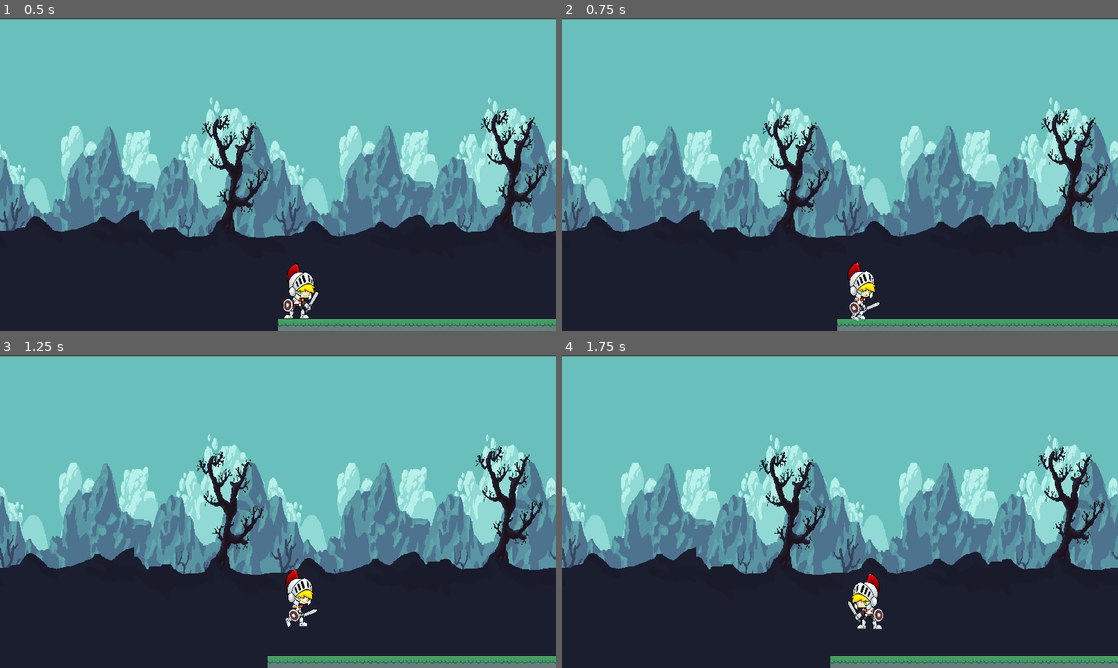
Above: before the commit, frames 1-4 (two rows, left to right).
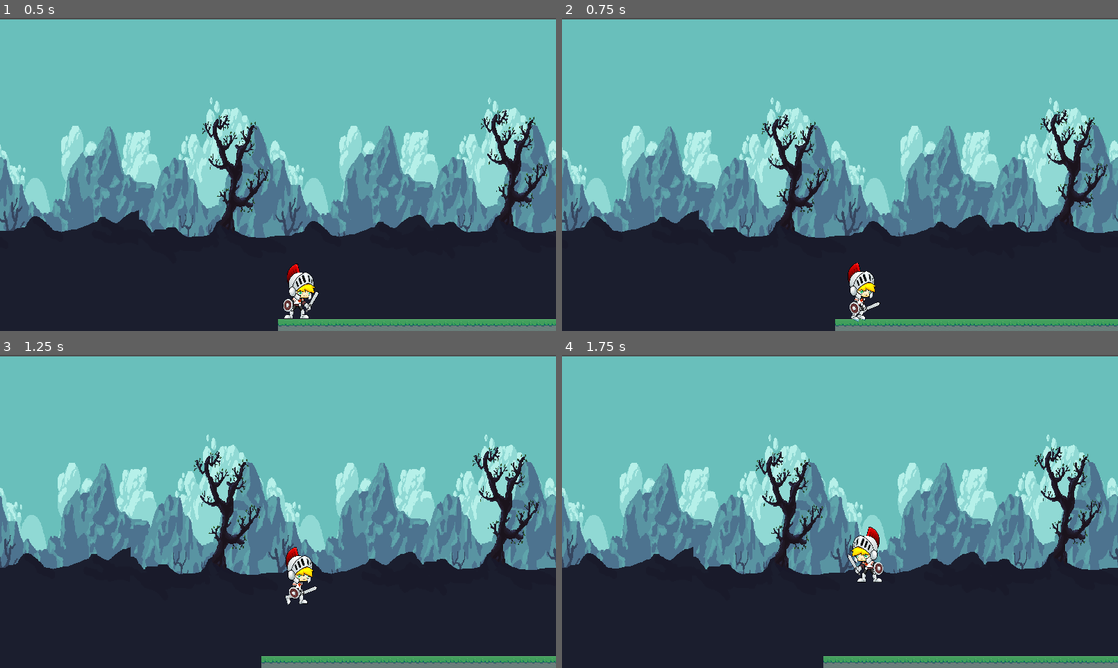
Above: after the commit, the same moments.

Repository: MaxyMunoz/Godot_game
Game: Godot game, scene res://Ecenas/mundo.tscn
Two runs of this game, one before a commit and one after it. Both use one fixed random seed, a clock stepped at 60 frames per second and the inputs below. This scene is started directly instead of the project's main scene.
Inputs (mouse positions are in pixels of both pictures, inside the frame that each line leads up to):
- Up to frame 1 (0.5 s): no input
- Up to frame 2 (0.75 s): move the mouse to (962, 158) at 0.52 s; hold D (CAMINAR) from 0.53 s (still down)
- Up to frame 3 (1.25 s): keep holding D (CAMINAR); tap W (SALTAR) at 0.77 s
- Up to frame 4 (1.75 s): move the mouse to (728, 527) at 1.27 s; release D (CAMINAR) at 1.28 s; tap A (RETROCEDER) at 1.35 s; tap W (SALTAR) at 1.52 s

Frame 1 is identical in both runs. In frame 2, 3.9% of the frame differs, in the area x 0-100%, y 25-100%; in frame 3, 11%; in frame 4, 11%.
Error after the commit: Attempt to call function 'is_colliding' in base 'null instance' on a null instance. (res://Script/Enemigo.gd:24)

Commit message:
01-12-2023

Diff:
--- /dev/null
+++ b/Godot/Ecenas/Enemigo.tscn
@@ -0,0 +1,234 @@
+[gd_scene load_steps=49 format=3 uid="uid://w0btl0ot5e7o"]
+
+[ext_resource type="Script" path="res://Script/Enemigo.gd" id="1_hsciy"]
+[ext_resource type="Texture2D" uid="uid://dqcbr5ph7272" path="res://Sprite/enemigo/male/Attack (1).png" id="2_t4hre"]
+[ext_resource type="Texture2D" uid="uid://dc2vfxs6f5wjj" path="res://Sprite/enemigo/male/Attack (2).png" id="3_s753q"]
+[ext_resource type="Texture2D" uid="uid://b2hrordldtnv2" path="res://Sprite/enemigo/male/Attack (3).png" id="4_7bf3q"]
+[ext_resource type="Texture2D" uid="uid://bu2xxjbr6171c" path="res://Sprite/enemigo/male/Attack (4).png" id="5_cu18g"]
+[ext_resource type="Texture2D" uid="uid://jutq5g8g8k8l" path="res://Sprite/enemigo/male/Attack (5).png" id="6_h8g4k"]
+[ext_resource type="Texture2D" uid="uid://b1n2ofrco60k" path="res://Sprite/enemigo/male/Attack (6).png" id="7_c54xq"]
+[ext_resource type="Texture2D" uid="uid://bcxxgsnudxjbk" path="res://Sprite/enemigo/male/Attack (7).png" id="8_6qeor"]
+[ext_resource type="Texture2D" uid="uid://cync8qdq3fnf7" path="res://Sprite/enemigo/male/Attack (8).png" id="9_wawh3"]
+[ext_resource type="Texture2D" uid="uid://s4eahvbvrffh" path="res://Sprite/enemigo/male/Walk (1).png" id="10_c22wn"]
+[ext_resource type="Texture2D" uid="uid://cl6tqcpcuglfl" path="res://Sprite/enemigo/male/Walk (2).png" id="11_3twt0"]
+[ext_resource type="Texture2D" uid="uid://cfym1n6hphqkh" path="res://Sprite/enemigo/male/Walk (3).png" id="12_84v1m"]
+[ext_resource type="Texture2D" uid="uid://dk6un64etmp0r" path="res://Sprite/enemigo/male/Walk (4).png" id="13_5lecb"]
+[ext_resource type="Texture2D" uid="uid://dmhln8qlnthm2" path="res://Sprite/enemigo/male/Walk (5).png" id="14_m2s8d"]
+[ext_resource type="Texture2D" uid="uid://ccka1mo43naeu" path="res://Sprite/enemigo/male/Walk (6).png" id="15_blhrj"]
+[ext_resource type="Texture2D" uid="uid://dkoynnch50mbo" path="res://Sprite/enemigo/male/Walk (7).png" id="16_vyx3e"]
+[ext_resource type="Texture2D" uid="uid://cw3kxb2jrre4h" path="res://Sprite/enemigo/male/Walk (8).png" id="17_udpja"]
+[ext_resource type="Texture2D" uid="uid://ihr886exmj1i" path="res://Sprite/enemigo/male/Walk (9).png" id="18_u2hlh"]
+[ext_resource type="Texture2D" uid="uid://b5tkmbaclmxkm" path="res://Sprite/enemigo/male/Walk (10).png" id="19_e3270"]
+[ext_resource type="Texture2D" uid="uid://cxbrip76qugsr" path="res://Sprite/enemigo/male/Idle (1).png" id="20_wu5s2"]
+[ext_resource type="Texture2D" uid="uid://bqryjf8jc0l1q" path="res://Sprite/enemigo/male/Idle (2).png" id="21_841m8"]
+[ext_resource type="Texture2D" uid="uid://cllc3sc3rokwl" path="res://Sprite/enemigo/male/Idle (3).png" id="22_4o850"]
+[ext_resource type="Texture2D" uid="uid://c3vnlhtwgtgln" path="res://Sprite/enemigo/male/Idle (4).png" id="23_rdlin"]
+[ext_resource type="Texture2D" uid="uid://uimnxc6aw5om" path="res://Sprite/enemigo/male/Idle (5).png" id="24_w8g5n"]
+[ext_resource type="Texture2D" uid="uid://cnvy4cr74io63" path="res://Sprite/enemigo/male/Idle (6).png" id="25_uq8s4"]
+[ext_resource type="Texture2D" uid="uid://2f6w63e4dd7g" path="res://Sprite/enemigo/male/Idle (7).png" id="26_fh1bg"]
+[ext_resource type="Texture2D" uid="uid://c8yp3273rnhjm" path="res://Sprite/enemigo/male/Idle (8).png" id="27_3x76y"]
+[ext_resource type="Texture2D" uid="uid://bbj56kuyp6uu6" path="res://Sprite/enemigo/male/Idle (9).png" id="28_pbpss"]
+[ext_resource type="Texture2D" uid="uid://cukqoyy2mxw42" path="res://Sprite/enemigo/male/Idle (10).png" id="29_gaogu"]
+[ext_resource type="Texture2D" uid="uid://dn7flqadkhry6" path="res://Sprite/enemigo/male/Idle (11).png" id="30_f5v2s"]
+[ext_resource type="Texture2D" uid="uid://dl6stu1r02b1k" path="res://Sprite/enemigo/male/Idle (12).png" id="31_3deix"]
+[ext_resource type="Texture2D" uid="uid://bjb7tmx4h0apc" path="res://Sprite/enemigo/male/Idle (13).png" id="32_csn1d"]
+[ext_resource type="Texture2D" uid="uid://dt6ccw7yofmws" path="res://Sprite/enemigo/male/Idle (15).png" id="33_tg5qk"]
+[ext_resource type="Texture2D" uid="uid://be5s5rrl7c10e" path="res://Sprite/enemigo/male/Idle (14).png" id="34_dlcuq"]
+[ext_resource type="Texture2D" uid="uid://b5ouijjckva03" path="res://Sprite/enemigo/male/Dead (1).png" id="35_qffyf"]
+[ext_resource type="Texture2D" uid="uid://dm6s6v1ourbhn" path="res://Sprite/enemigo/male/Dead (2).png" id="36_oaifa"]
+[ext_resource type="Texture2D" uid="uid://fql5uajid4et" path="res://Sprite/enemigo/male/Dead (3).png" id="37_m2x4d"]
+[ext_resource type="Texture2D" uid="uid://t6gufa1yidgc" path="res://Sprite/enemigo/male/Dead (4).png" id="38_ubfif"]
+[ext_resource type="Texture2D" uid="uid://bk4ya2ajwjith" path="res://Sprite/enemigo/male/Dead (5).png" id="39_pot17"]
+[ext_resource type="Texture2D" uid="uid://bhe0a4u122i4r" path="res://Sprite/enemigo/male/Dead (6).png" id="40_caxdt"]
+[ext_resource type="Texture2D" uid="uid://cjyo01q7l4td0" path="res://Sprite/enemigo/male/Dead (7).png" id="41_mxxvk"]
+[ext_resource type="Texture2D" uid="uid://c038cimx0xeuh" path="res://Sprite/enemigo/male/Dead (8).png" id="42_pkvqf"]
+[ext_resource type="Texture2D" uid="uid://dapcx2kastt7c" path="res://Sprite/enemigo/male/Dead (9).png" id="43_lx30f"]
+[ext_resource type="Texture2D" uid="uid://u716khlned6m" path="res://Sprite/enemigo/male/Dead (10).png" id="44_yq5ng"]
+[ext_resource type="Texture2D" uid="uid://5mqyl62132xc" path="res://Sprite/enemigo/male/Dead (11).png" id="45_3vbcm"]
+[ext_resource type="Texture2D" uid="uid://cwy5xtm64n5ap" path="res://Sprite/enemigo/male/Dead (12).png" id="46_6rx60"]
+
+[sub_resource type="RectangleShape2D" id="RectangleShape2D_4nr0j"]
+size = Vector2(74, 102)
+
+[sub_resource type="SpriteFrames" id="SpriteFrames_31p7p"]
+animations = [{
+"frames": [{
+"duration": 1.0,
+"texture": ExtResource("2_t4hre")
+}, {
+"duration": 1.0,
+"texture": ExtResource("3_s753q")
+}, {
+"duration": 1.0,
+"texture": ExtResource("4_7bf3q")
+}, {
+"duration": 1.0,
+"texture": ExtResource("5_cu18g")
+}, {
+"duration": 1.0,
+"texture": ExtResource("6_h8g4k")
+}, {
+"duration": 1.0,
+"texture": ExtResource("7_c54xq")
+}, {
+"duration": 1.0,
+"texture": ExtResource("8_6qeor")
+}, {
+"duration": 1.0,
+"texture": ExtResource("9_wawh3")
+}],
+"loop": true,
+"name": &"ataque",
+"speed": 5.0
+}, {
+"frames": [{
+"duration": 1.0,
+"texture": ExtResource("10_c22wn")
+}, {
+"duration": 1.0,
+"texture": ExtResource("11_3twt0")
+}, {
+"duration": 1.0,
+"texture": ExtResource("12_84v1m")
+}, {
+"duration": 1.0,
+"texture": ExtResource("13_5lecb")
+}, {
+"duration": 1.0,
+"texture": ExtResource("14_m2s8d")
+}, {
+"duration": 1.0,
+"texture": ExtResource("15_blhrj")
+}, {
+"duration": 1.0,
+"texture": ExtResource("16_vyx3e")
+}, {
+"duration": 1.0,
+"texture": ExtResource("17_udpja")
+}, {
+"duration": 1.0,
+"texture": ExtResource("18_u2hlh")
+}, {
+"duration": 1.0,
+"texture": ExtResource("19_e3270")
+}],
+"loop": true,
+"name": &"caminando",
+"speed": 5.0
+}, {
+"frames": [{
+"duration": 1.0,
+"texture": ExtResource("20_wu5s2")
+}, {
+"duration": 1.0,
+"texture": ExtResource("21_841m8")
+}, {
+"duration": 1.0,
+"texture": ExtResource("22_4o850")
+}, {
+"duration": 1.0,
+"texture": ExtResource("23_rdlin")
+}, {
+"duration": 1.0,
+"texture": ExtResource("24_w8g5n")
+}, {
+"duration": 1.0,
+"texture": ExtResource("25_uq8s4")
+}, {
+"duration": 1.0,
+"texture": ExtResource("26_fh1bg")
+}, {
+"duration": 1.0,
+"texture": ExtResource("27_3x76y")
+}, {
+"duration": 1.0,
+"texture": ExtResource("28_pbpss")
+}, {
+"duration": 1.0,
+"texture": ExtResource("29_gaogu")
+}, {
+"duration": 1.0,
+"texture": ExtResource("30_f5v2s")
+}, {
+"duration": 1.0,
+"texture": ExtResource("31_3deix")
+}, {
+"duration": 1.0,
+"texture": ExtResource("32_csn1d")
+}, {
+"duration": 1.0,
+"texture": ExtResource("33_tg5qk")
+}, {
+"duration": 1.0,
+"texture": ExtResource("34_dlcuq")
+}],
+"loop": true,
+"name": &"detenido",
+"speed": 8.0
+}, {
+"frames": [{
+"duration": 1.0,
+"texture": ExtResource("35_qffyf")
+}, {
+"duration": 1.0,
+"texture": ExtResource("36_oaifa")
+}, {
+"duration": 1.0,
+"texture": ExtResource("37_m2x4d")
+}, {
+"duration": 1.0,
+"texture": ExtResource("38_ubfif")
+}, {
+"duration": 1.0,
+"texture": ExtResource("39_pot17")
+}, {
+"duration": 1.0,
+"texture": ExtResource("40_caxdt")
+}, {
+"duration": 1.0,
+"texture": ExtResource("41_mxxvk")
+}, {
+"duration": 1.0,
+"texture": ExtResource("42_pkvqf")
+}, {
+"duration": 1.0,
+"texture": ExtResource("43_lx30f")
+}, {
+"duration": 1.0,
+"texture": ExtResource("44_yq5ng")
+}, {
+"duration": 1.0,
+"texture": ExtResource("45_3vbcm")
+}, {
+"duration": 1.0,
+"texture": ExtResource("46_6rx60")
+}],
+"loop": true,
+"name": &"muerte",
+"speed": 8.0
+}]
+
+[node name="CharacterBody2D" type="CharacterBody2D"]
+script = ExtResource("1_hsciy")
+
+[node name="CollisionShape2D" type="CollisionShape2D" parent="."]
+position = Vector2(1099, 575)
+shape = SubResource("RectangleShape2D_4nr0j")
+
+[node name="AnimatedSprite2D" type="AnimatedSprite2D" parent="."]
+position = Vector2(1094, 567)
+scale = Vector2(0.239155, 0.235404)
+sprite_frames = SubResource("SpriteFrames_31p7p")
+animation = &"detenido"
+frame_progress = 0.396837
+flip_h = true
+
+[node name="detectores" type="Node2D" parent="."]
+
+[node name="derecha" type="RayCast2D" parent="detectores"]
+position = Vector2(1122, 563)
+target_position = Vector2(300, 0)
+
+[node name="izquierda" type="RayCast2D" parent="detectores"]
+position = Vector2(1068, 566)
+target_position = Vector2(-300, 0)
--- a/Godot/Ecenas/mundo.tscn
+++ b/Godot/Ecenas/mundo.tscn
@@ -7,6 +7,7 @@
 [ext_resource type="Texture2D" uid="uid://dy8huy6aapjj0" path="res://Parallax/parallax-02.png" id="5_myxgq"]
 [ext_resource type="Texture2D" uid="uid://c2cycgljmo8af" path="res://Parallax/parallax-03.png" id="6_s2vos"]
 [ext_resource type="Texture2D" uid="uid://dai2587gaprk8" path="res://Parallax/parallax-04.png" id="7_vgfjv"]
+[ext_resource type="PackedScene" uid="uid://w0btl0ot5e7o" path="res://Ecenas/Enemigo.tscn" id="8_wotmr"]
 
 [sub_resource type="TileSetAtlasSource" id="TileSetAtlasSource_1k7ln"]
 texture = ExtResource("2_1rmfc")
@@ -569,3 +570,5 @@
 position = Vector2(576.5, 325.5)
 scale = Vector2(0.802083, 1.26758)
 texture = ExtResource("7_vgfjv")
+
+[node name="CharacterBody2D" parent="." instance=ExtResource("8_wotmr")]
--- /dev/null
+++ b/Godot/Script/Enemigo.gd
@@ -0,0 +1,32 @@
+extends CharacterBody2D
+
+var velocidad: int = 50
+var perseguir: bool = false
+
+func _ready():
+	$AnimatedSprite2D.play("caminando")
+	velocity.x = -velocidad
+
+func _physics_process(delta):
+	detectar()
+	if !perseguir:
+		if is_on_wall():
+			if $AnimatedSprite2D.flip_h == true:
+				$AnimatedSprite2D.flip_h = false
+				velocity.x = velocidad
+				$AnimatedSprite2D.play("caminando")
+			else:
+				$AnimatedSprite2D.flip_h=true
+				velocity.x = -velocidad
+	move_and_slide()
+
+func detectar():
+	if $derecha.is_colliding():
+		var obj = $derecha.get_collider()
+		if obj.is_in_group("player"):
+			print(obj.name)
+
+	if $izquierda.is_colliding():
+		var obj =  $izquierda.get_collider()
+		if obj.is_in_group("player"):
+			print(obj.name)
--- a/Godot/Script/player.gd
+++ b/Godot/Script/player.gd
@@ -1,7 +1,7 @@
 extends CharacterBody2D
 
-var velocidad : int = 30
-var salto : int = 200
+var velocidad : int = 50
+var salto : int = 300
 var gravedad : int = 300
 var accion : String
 var atacar : bool = false
Not shown: 1 places in Godot/Ecenas/mundo.tscn that only renumber resources
Not shown, removed: Godot/Sprite/Attack (1).png.import
Not shown, removed: Godot/Sprite/Attack (10).png.import
Not shown, removed: Godot/Sprite/Attack (2).png.import
Not shown, removed: Godot/Sprite/Attack (3).png.import
Not shown, removed: Godot/Sprite/Attack (4).png.import
Not shown, removed: Godot/Sprite/Attack (5).png.import
Not shown, removed: Godot/Sprite/Attack (6).png.import
Not shown, removed: Godot/Sprite/Attack (7).png.import
Not shown, removed: Godot/Sprite/Attack (8).png.import
Not shown, removed: Godot/Sprite/Attack (9).png.import
Not shown, removed: Godot/Sprite/Dead (1).png.import
(and 385 more such lines)
